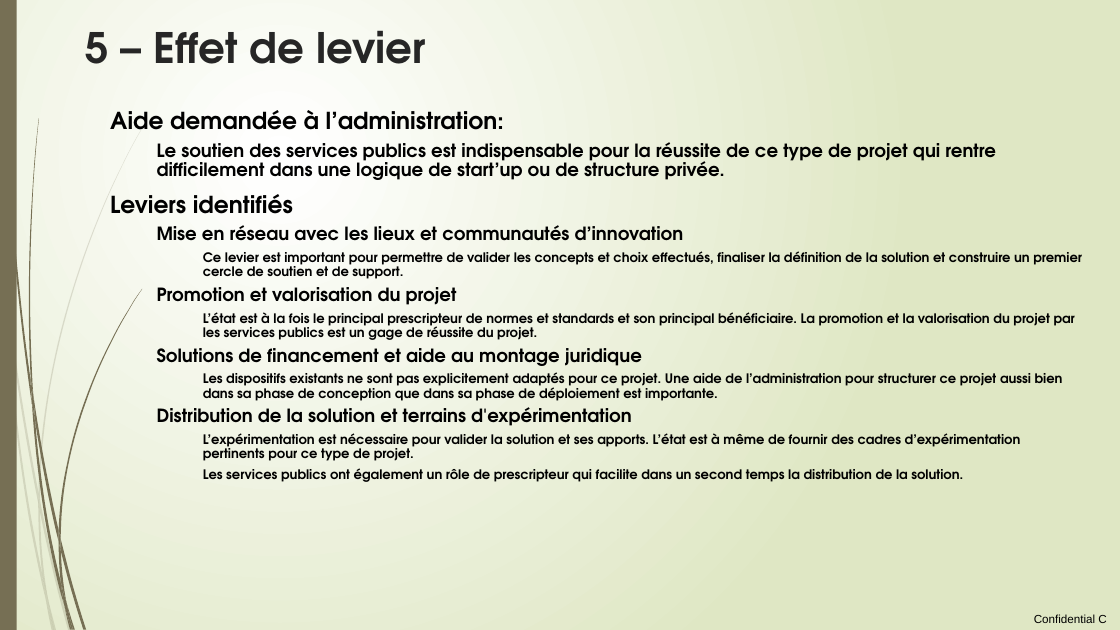
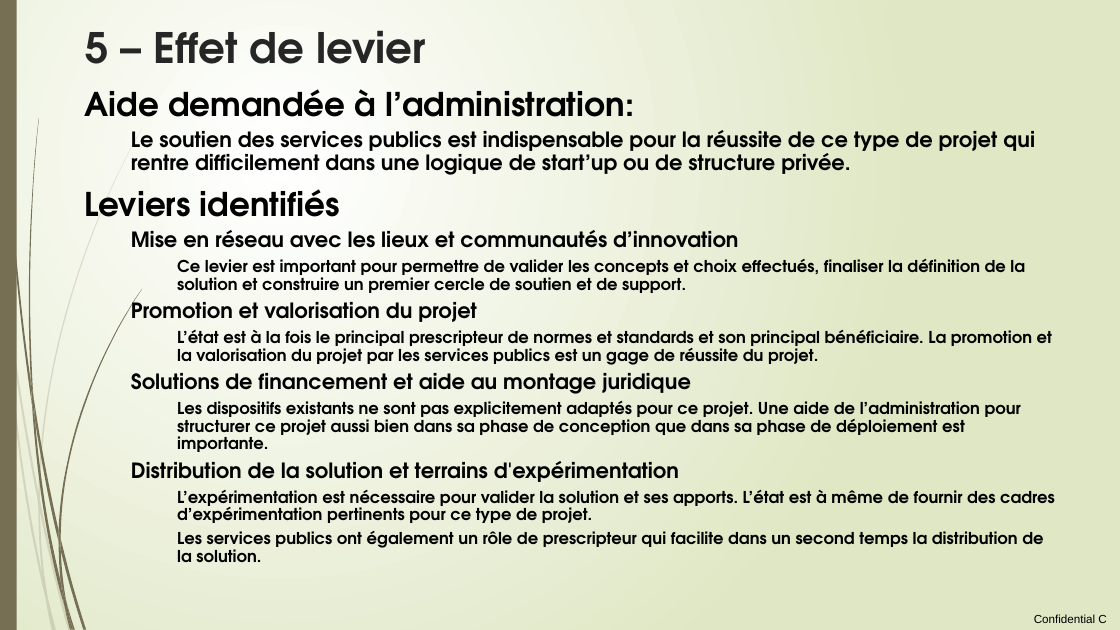
Before and after one commit to loco-philippe/Environmental-Sensing, a slide deck: slide 22 of documentation/initiative citoyenne.pptx (slide 21 before the commit). Drawn at 1120x630 pixels with LibreOffice and Linux fonts; fonts in the diff are those of the drawing. Boxes give left, top, right and bottom in pixels: in the first picture for what was removed or moved away, otherwise in the second. Text is boxed around its words. In the diff, an @@ line names an element or a change of style, - is before the commit and + after.

```diff
--- a/documentation/initiative citoyenne.pptx
+++ b/documentation/initiative citoyenne.pptx
@@ text "Aide demandée à l’administration:": place and size @@
-text "Aide demandée à l’administration:" at bbox=[110, 110, 1082, 482]
+text "Aide demandée à l’administration:" at bbox=[85, 89, 1055, 562]
@@ text "Aide demandée à l’administration:" at bbox=[85, 89, 1055, 562]: size 20 to 28 pt in "Aide demandée à l’administration:", "Leviers identifiés"; size 15.6 to 18 pt in "Le soutien des services publics est indispensable ...", "Mise en réseau avec les lieux et ...", "Promotion et valorisation du projet", "Solutions de financement et aide au montage ..." and 1 more places; size 11.2 to 14 pt in "Ce levier est important pour permettre de ...", "L’état est à la fois le principal ...", "Les dispositifs existants ne sont pas explicitement ...", "L’expérimentation est nécessaire pour valider la solution ..." and 1 more places @@
```
Also in this commit, not shown: 18 other slides changed, 1 slide added, 1 other file.
